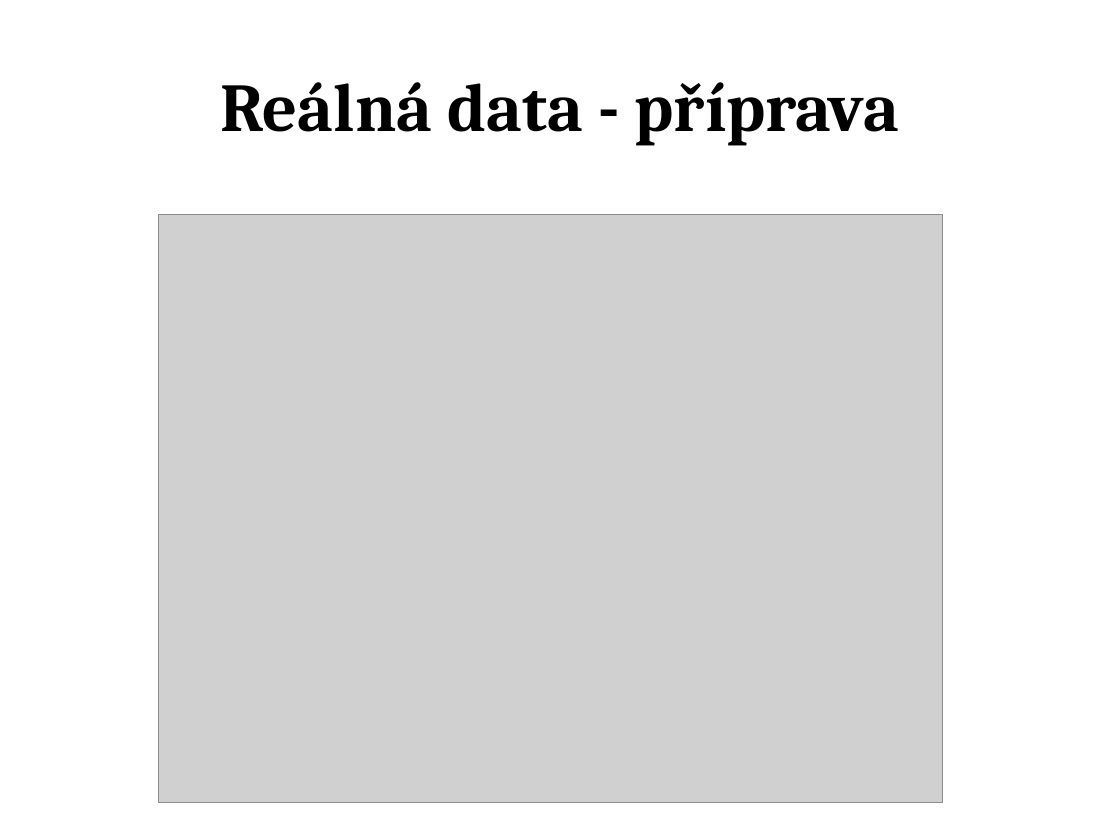
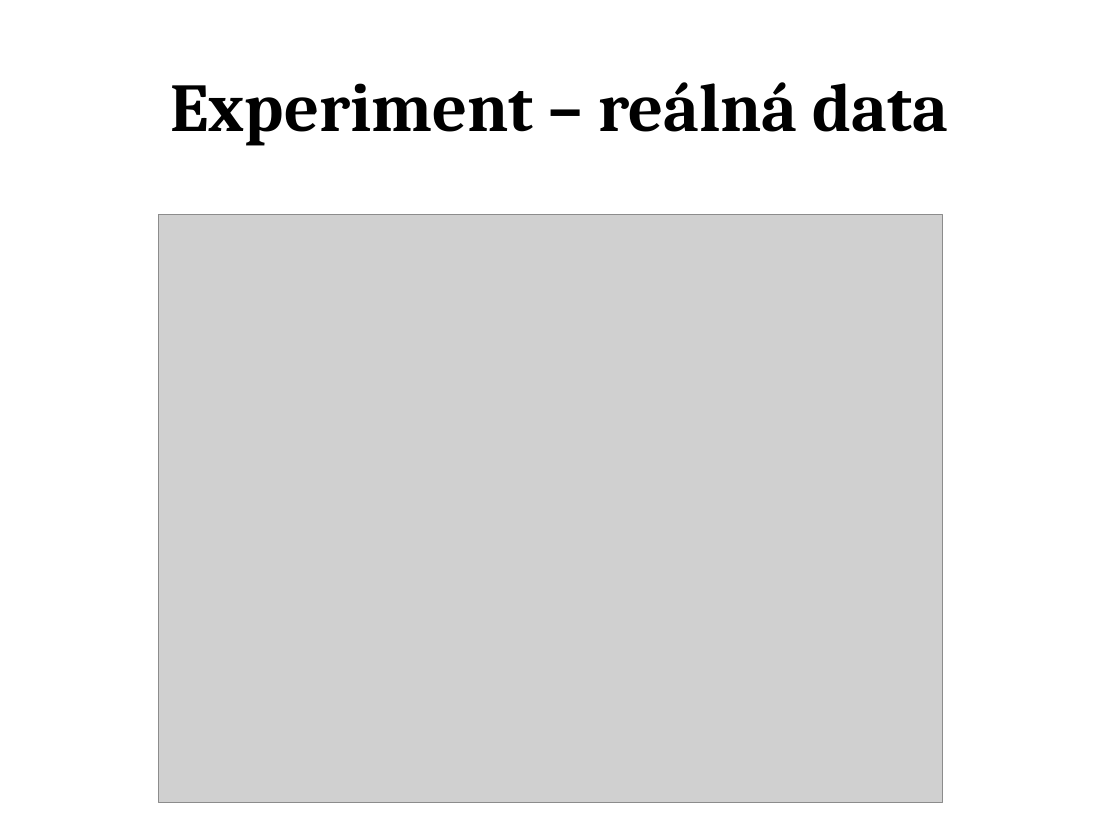
Before and after one commit to jozefsabo/Thesis, a slide deck: slide 10 of Docs/Jozef Sabo - Prezentace obhajoba.pptx (slide 13 before the commit). Drawn at 1120x840 pixels with LibreOffice and Linux fonts; fonts in the diff are those of the drawing; grey boxes stand for pictures. Boxes give left, top, right and bottom in pixels: in the first picture for what was removed or moved away, otherwise in the second. Text is boxed around its words. In the diff, an @@ line names an element or a change of style, - is before the commit and + after.

```diff
--- a/Docs/Jozef Sabo - Prezentace obhajoba.pptx
+++ b/Docs/Jozef Sabo - Prezentace obhajoba.pptx
@@ title at [171,82,949,146]: text changed @@
-Reálná data - příprava
+Experiment – reálná data
```
Also in this commit, not shown: 11 other slides changed, 4 slides added, 8 slides removed, 6 other files.
